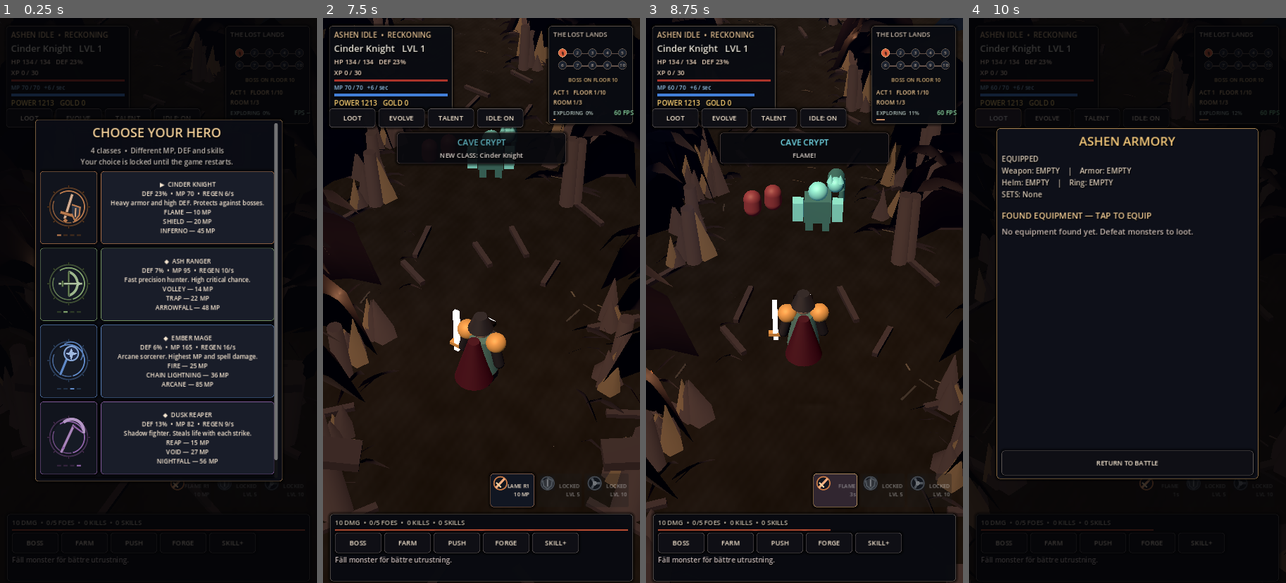
Above: before the commit, frames 1-4 (left to right).
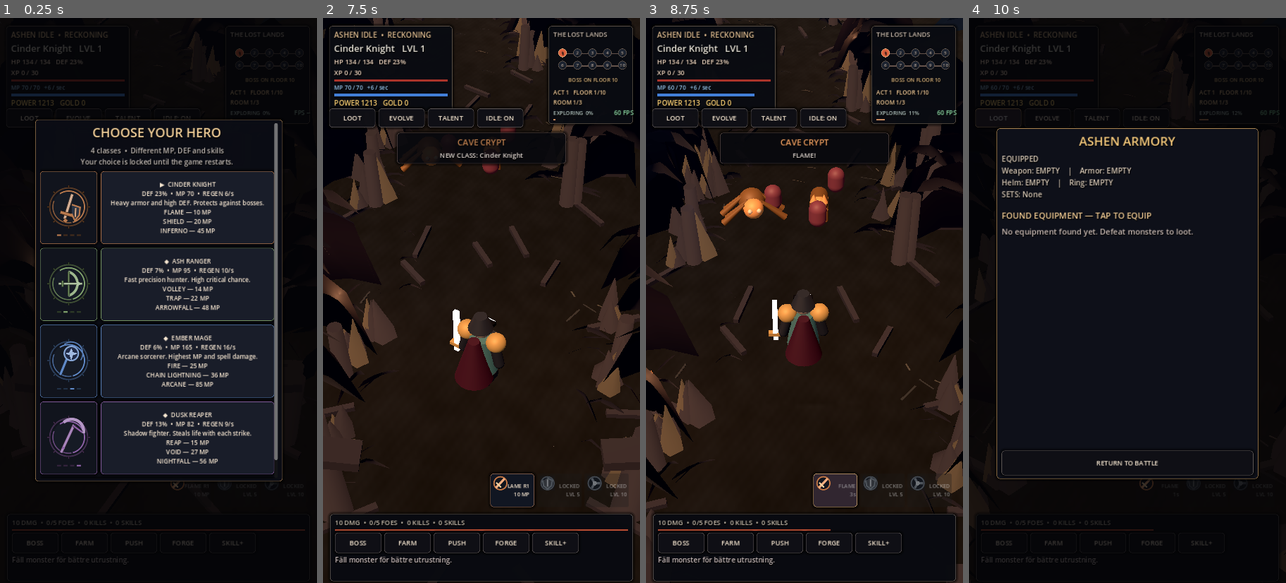
Above: after the commit, the same moments.

Repository: bananofil-wq/AshenIdle
Game: Godot game, scene res://scenes/main.tscn
Two runs of this game, one before a commit and one after it. Both use one fixed random seed, a clock stepped at 60 frames per second and the inputs below.
Inputs:
- Up to frame 1 (0.25 s): no input
- Up to frame 2 (7.5 s): click "LOOT" at 0.5 s; click "EVOLVE" at 1.25 s; click "TALENT" at 2 s; click "IDLE: ON" at 2.75 s; click "BOSS" at 3.5 s; click "FARM" at 4.25 s; click "PUSH" at 5 s; click "FORGE" at 5.75 s; click "SKILL+" at 6.5 s; click "▶ CINDER KNIGHT DEF 23% • MP …" at 7.25 s
- Up to frame 3 (8.75 s): click "FLAME R1 10 MP" at 8 s
- Up to frame 4 (10 s): click "LOOT" at 8.75 s; click "EVOLVE" at 9.5 s

The runs differ from the first frame. In frame 2, 0.4% of the frame differs, in the area x 24-61%, y 19-29%; in frame 3, 1.9%, in the area x 23-63%, y 21-38%; in frame 4, nothing differs.

Commit message:
Fix stage-to-biome off-by-one: enemies and VFX must match every floor of each act

Diff:
--- a/scripts/main.gd
+++ b/scripts/main.gd
@@ -1011,7 +1011,9 @@
 
 
 func _boss_variant() -> int:
-    return posmod(floori(float(stage) / float(BOSS_INTERVAL)) - 1, BOSS_NAMES.size())
+    # Floor 1-10 is biome zero, 11-20 biome one, and so forth.
+    # Using stage / 10 - 1 made floors 1-9 select the LAST monster pool.
+    return posmod(floori(float(stage - 1) / float(BOSS_INTERVAL)), BOSS_NAMES.size())
 
 func _encounter_victory() -> void:
     if current_encounter.is_empty() or encounter_director == null:
